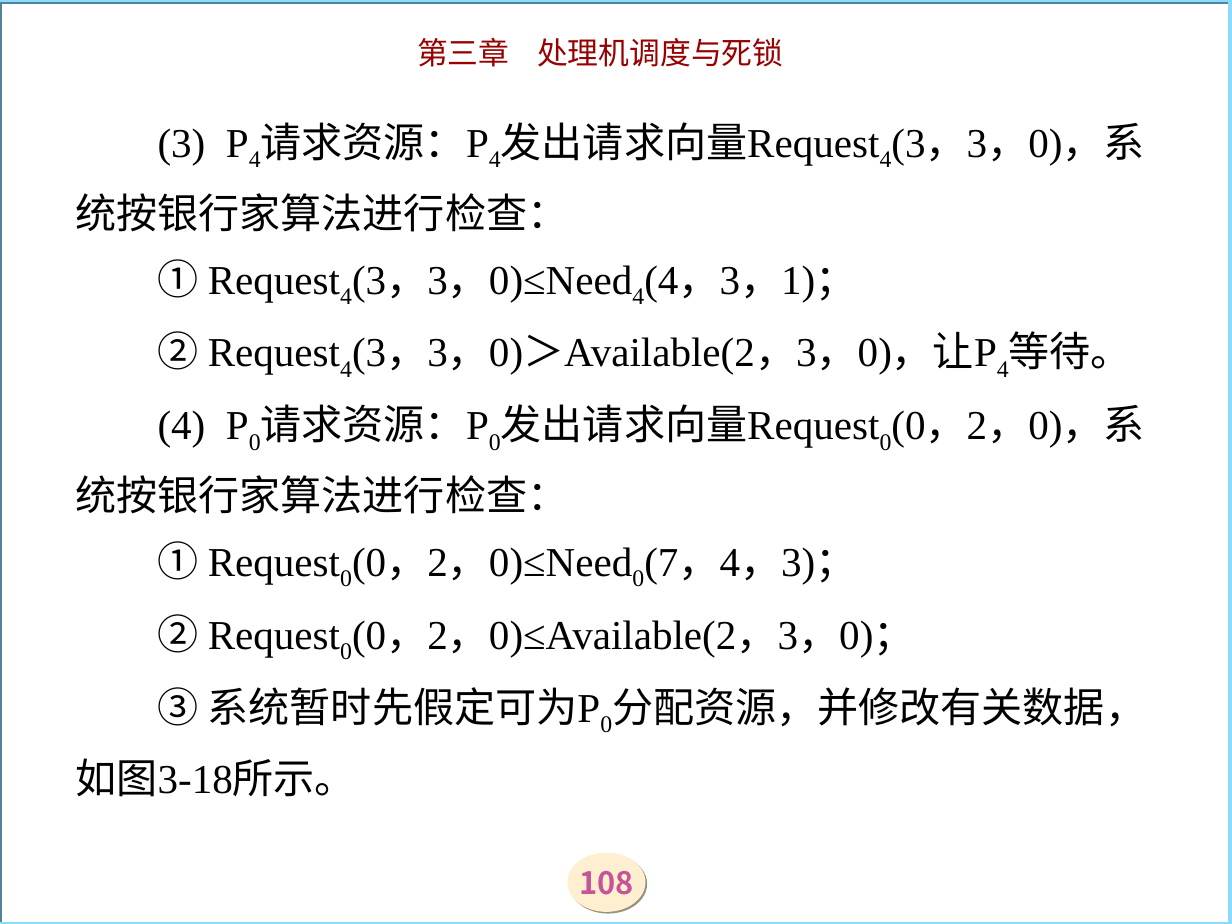
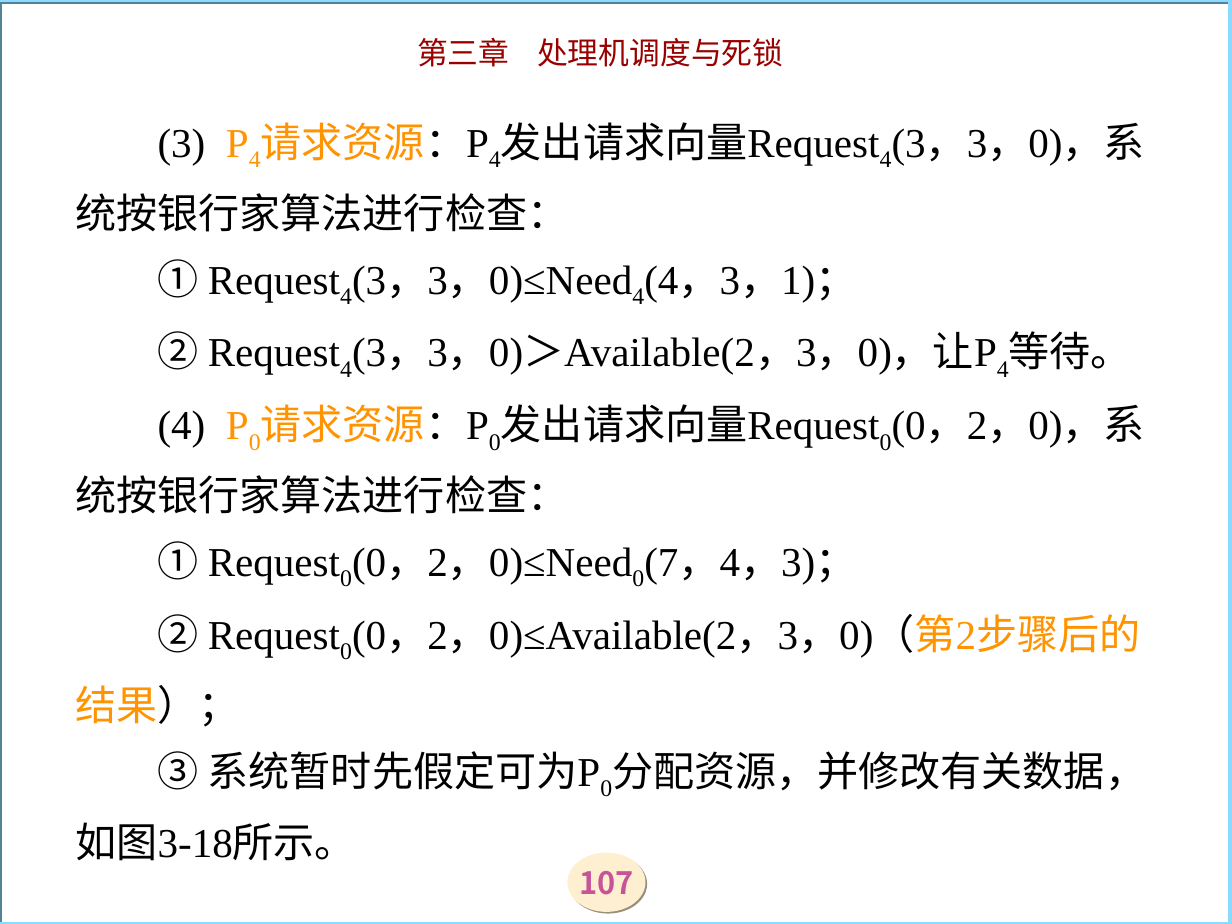
Before and after one commit to zjyesir/hmc_OS, a slide deck: slide 107 of ppt/3调度和死锁.ppt (slide 108 before the commit). Drawn at 1232x924 pixels with LibreOffice and Linux fonts; fonts in the diff are those of the drawing; background and template pictures are left out. Boxes give left, top, right and bottom in pixels: in the first picture for what was removed or moved away, otherwise in the second. Text is boxed around its words. In the diff, an @@ line names an element or a change of style, - is before the commit and + after.

```diff
--- a/ppt/3调度和死锁.ppt
+++ b/ppt/3调度和死锁.ppt
@@ title at [75, 125, 1146, 861]: text changed @@
-(3) P4请求资源：P4发出请求向量Request4(3，3，0)，系统按银行家算法进行检查：
-① Request4(3，3，0)≤Need4(4，3，1)；
-② Request4(3，3，0)＞Available(2，3，0)，让P4等待。
-(4) P0请求资源：P0发出请求向量Request0(0，2，0)，系统按银行家算法进行检查：
-① Request0(0，2，0)≤Need0(7，4，3)；
-② Request0(0，2，0)≤Available(2，3，0)；
-③ 系统暂时先假定可为P0分配资源，并修改有关数据，如图3-18所示。
+(3) P4请求资源：P4发出请求向量Request4(3，3，0)，系统按银行家算法进行检查：
+① Request4(3，3，0)≤Need4(4，3，1)；
+② Request4(3，3，0)＞Available(2，3，0)，让P4等待。
+(4) P0请求资源：P0发出请求向量Request0(0，2，0)，系统按银行家算法进行检查：
+① Request0(0，2，0)≤Need0(7，4，3)；
+② Request0(0，2，0)≤Available(2，3，0)（第2步骤后的结果）；
+③ 系统暂时先假定可为P0分配资源，并修改有关数据，如图3-18所示。
@@ page number at [579, 871, 633, 895]: text changed @@
-108
+107
```
Also in this commit, not shown: 10 other slides changed, 1 slide added, 7 slides removed.
